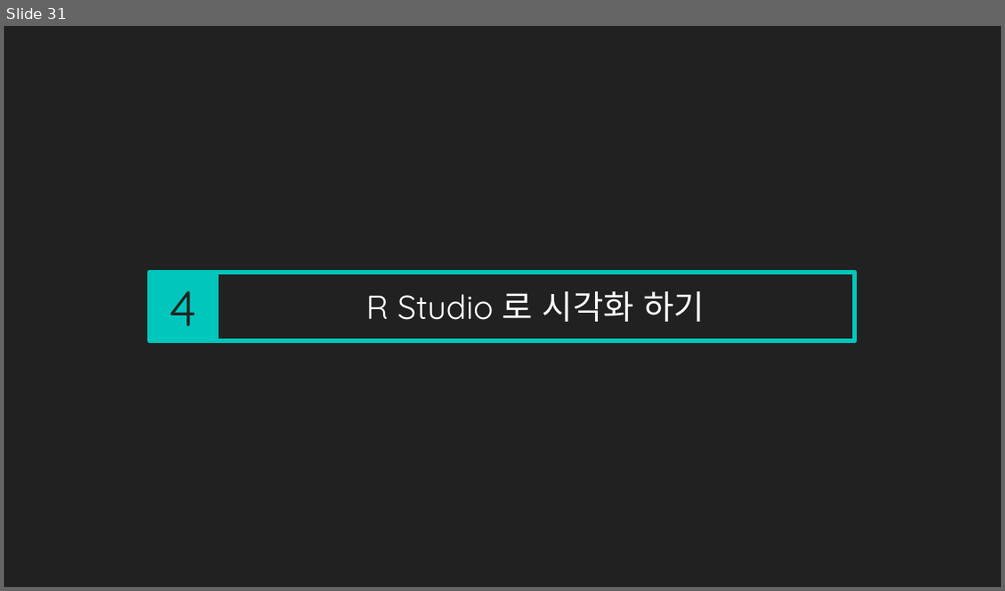
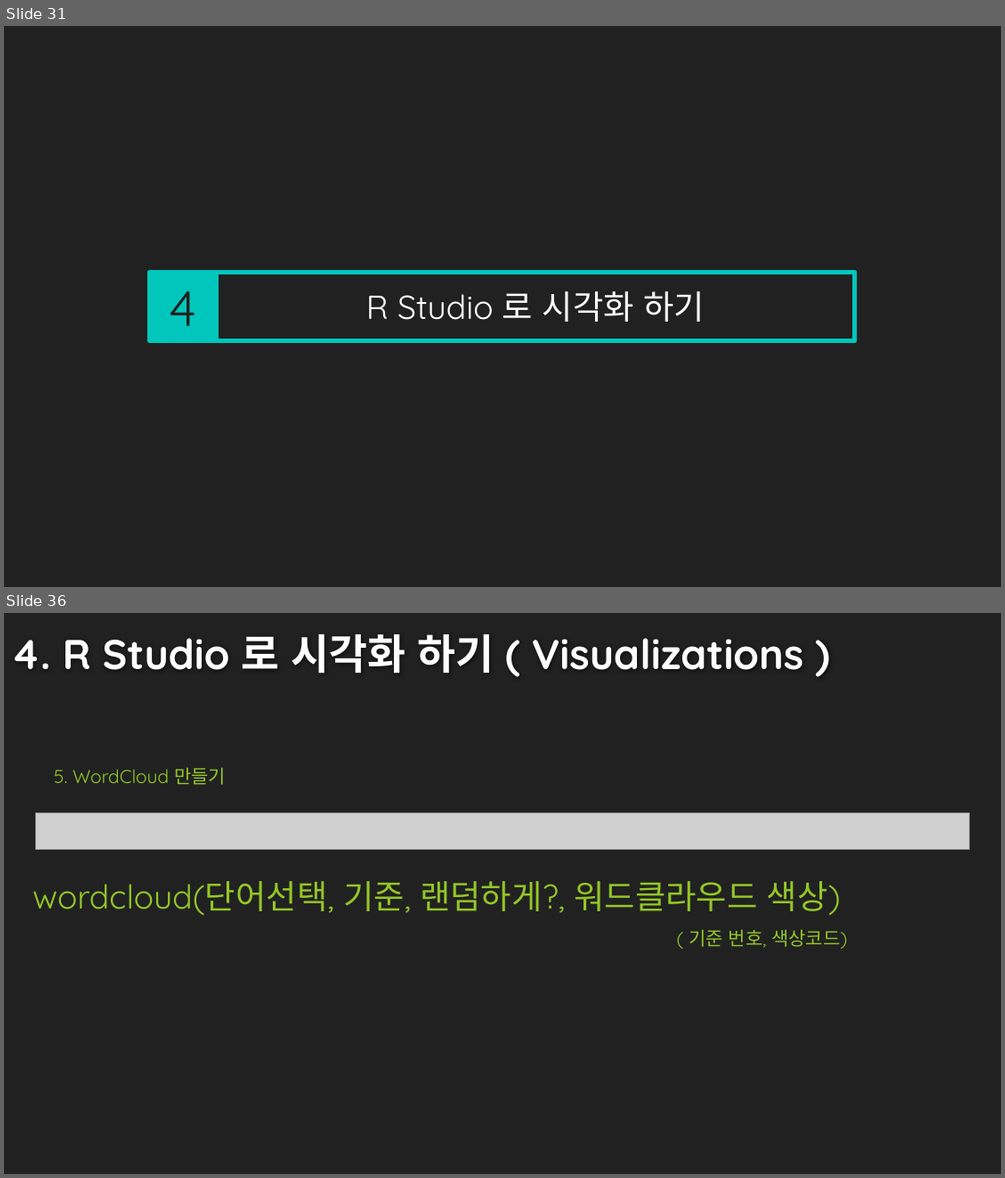
Before and after one commit to DevChorong/Web_Crawling_n_Visualizations, a slide deck: Web Crawling & Word Cloud.pptx. Shown one above the other, each under a label of ours: slide 31 before the commit, slides 31 and 36 after it; the slides between them are not shown. The pictures are 1005x591 and 1005x1178 pixels, drawn with LibreOffice and Linux fonts; fonts in the diff are those of the drawing; grey boxes stand for pictures; background and template pictures are left out. Boxes give left, top, right and bottom in pixels: in the first picture for what was removed or moved away, otherwise in the second. Text is boxed around its words. In the diff, an @@ line names an element or a change of style, - is before the commit and + after.

```diff
--- a/Web Crawling & Word Cloud.pptx
+++ b/Web Crawling & Word Cloud.pptx
@@ slide 36 added at <box>4,613,1001,1174</box>, background #212121 @@
@@ title added at <box>11,634,804,673</box>, 40 pt, text #FEFEFE, bold @@
+4. R Studio 로 시각화 하기 ( Visualizations )
@@ text added at <box>54,767,226,785</box>, 18 pt, text #94C627 @@
+5. WordCloud 만들기
@@ picture added at <box>36,813,970,850</box> @@
@@ text added at <box>32,881,841,915</box>, 32 pt, text #94C627 @@
+wordcloud(단어선택, 기준, 랜덤하게?, 워드클라우드 색상)
@@ text added at <box>688,929,847,949</box>, 18 pt, text #94C627 @@
+( 기준 번호, 색상코드)
```
Also in this commit, not shown: 7 other slides added, 18 other files.
